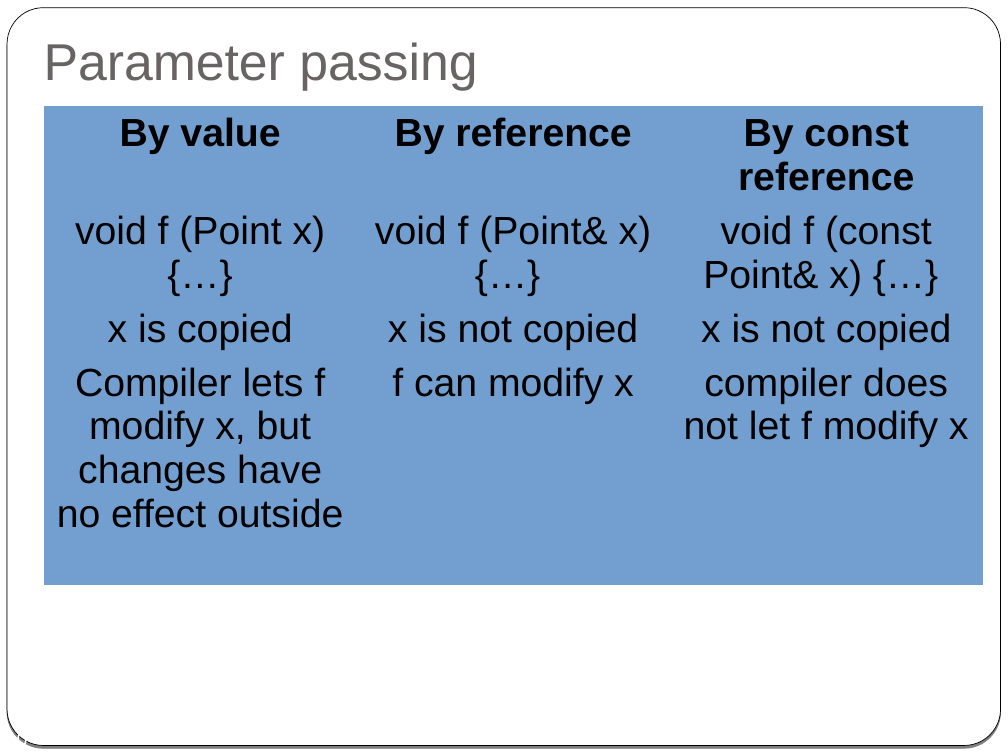
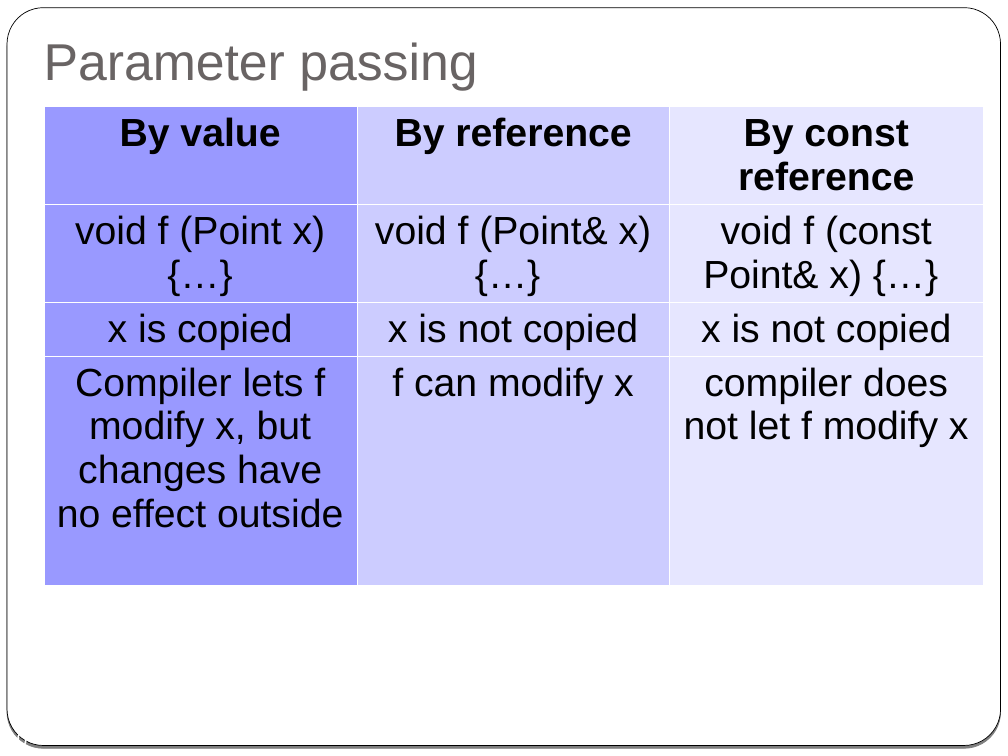
Before and after one commit to cpp-at-ariel/cpp-5779, a slide deck: slide 10 of 03-reference-const/slides-2-reference.odp. Drawn at 1008x756 pixels with LibreOffice and Linux fonts; fonts in the diff are those of the drawing. Boxes give left, top, right and bottom in pixels: in the first picture for what was removed or moved away, otherwise in the second. Text is boxed around its words. In the diff, an @@ line names an element or a change of style, - is before the commit and + after.

```diff
--- a/03-reference-const/slides-2-reference.odp
+++ b/03-reference-const/slides-2-reference.odp
@@ table at (43, 106, 984, 585) @@
@@ fill #729FCF to #9999FF in 4 cells @@
@@ fill #729FCF to #CCCCFF in 4 cells @@
@@ fill #729FCF to #E6E6FF in 4 cells @@
@@ borders changed @@
```
Also in this commit, not shown: 2 other slides changed, 3 other files.
